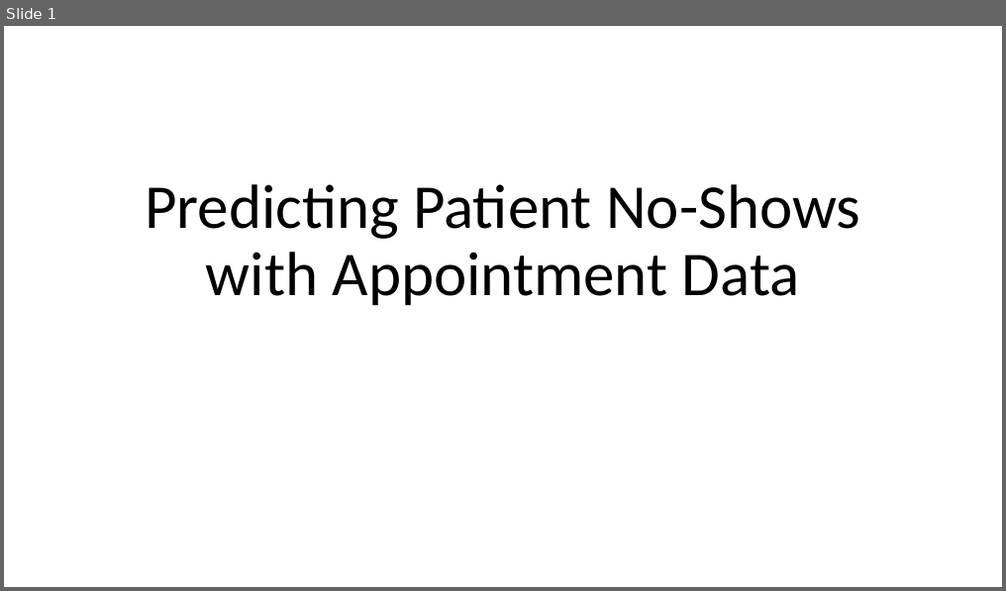
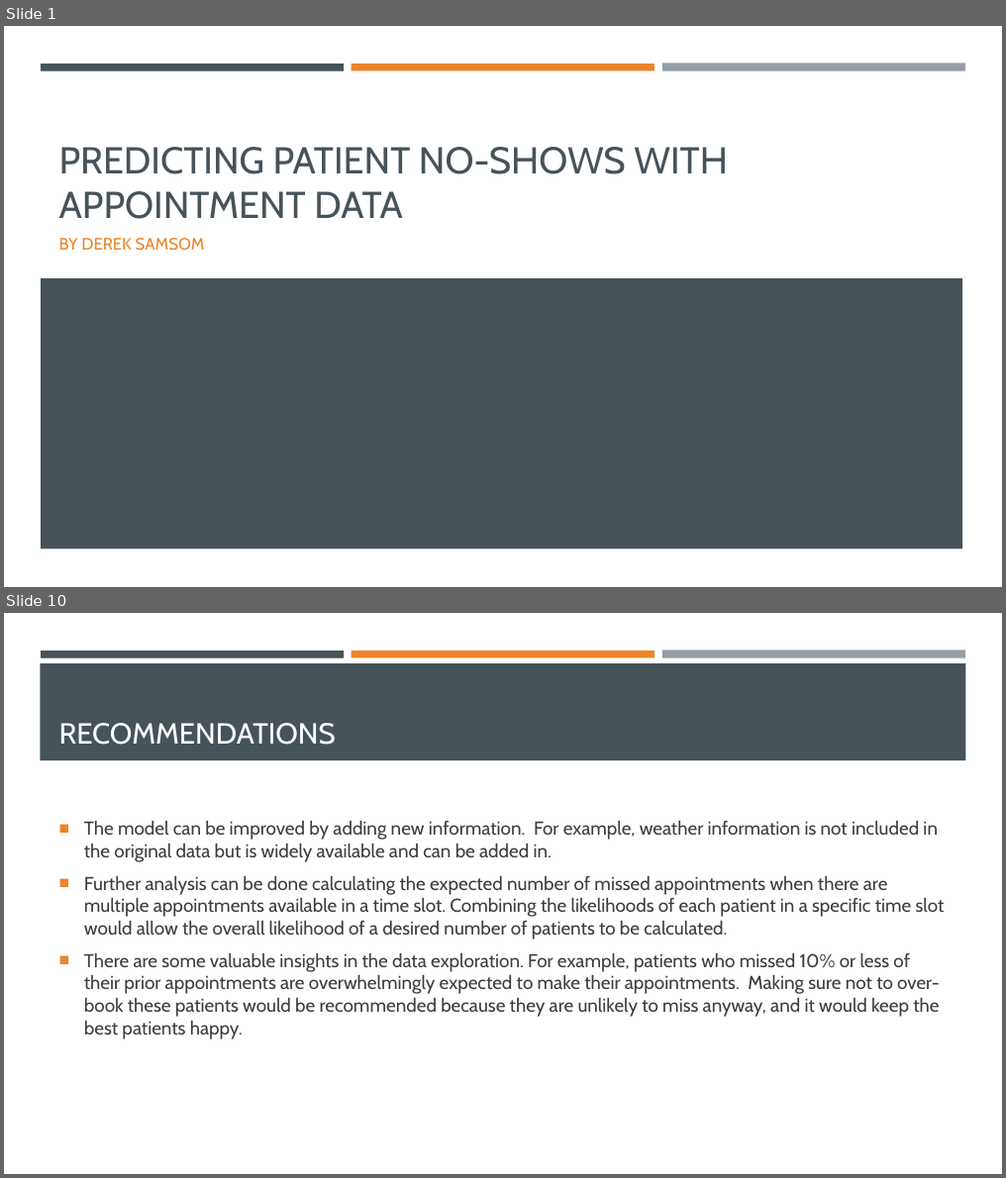
Before and after one commit to DerekSamsom/Capstone, a slide deck: Appointments_Presentation.pptx. Shown one above the other, each under a label of ours: slide 1 before the commit, slides 1 and 10 after it; the slides between them are not shown. The pictures are 1006x591 and 1006x1178 pixels, drawn with LibreOffice and Linux fonts; fonts in the diff are those of the drawing. Boxes give left, top, right and bottom in pixels: in the first picture for what was removed or moved away, otherwise in the second. Text is boxed around its words. In the diff, an @@ line names an element or a change of style, - is before the commit and + after.

Commit message:
Adding Final Draft of Appointment Capstone report and slide deck

```diff
--- a/Appointments_Presentation.pptx
+++ b/Appointments_Presentation.pptx
@@ slide 10 added at bbox=[4, 613, 1002, 1174], background #FFFFFF; not listed: 3 template elements that a slide beside it also shows @@
@@ rectangle added at bbox=[40, 663, 966, 761], fill #465359 @@
@@ title added at bbox=[59, 723, 336, 745], 28 pt, text #FFFFFF @@
+RECOMMENDATIONS
@@ text added at bbox=[84, 821, 944, 1040], 18 pt, text #3D3D3D @@
+■ The model can be improved by adding new information. For example, weather information is not included in the original data but is widely available and can be added in.
+■ Further analysis can be done calculating the expected number of missed appointments when there are multiple appointments available in a time slot. Combining the likelihoods of each patient in a specific time slot would allow the overall likelihood of a desired number of patients to be calculated.
+■ There are some valuable insights in the data exploration. For example, patients who missed 10% or less of their prior appointments are overwhelmingly expected to make their appointments. Making sure not to over-book these patients would be recommended because they are unlikely to miss anyway, and it would keep the best patients happy.
@@ slide 1 changed as well @@
@@ rectangle added at bbox=[41, 64, 344, 71], fill #465359 @@
@@ rectangle added at bbox=[351, 64, 654, 71], fill #ED8428 @@
@@ rectangle added at bbox=[662, 64, 965, 72], fill #969FA7 @@
@@ title at bbox=[59, 147, 728, 219]: text changed; size 60 to 36 pt; font Calibri to Cabin; text colour #000000 to #465359 @@
-Predicting Patient No-Shows with Appointment Data
+PREDICTING PATIENT NO-SHOWS WITH APPOINTMENT DATA
@@ subtitle added at bbox=[59, 238, 205, 251], 16 pt, text #ED8428 @@
+BY DEREK SAMSOM
@@ rectangle added at bbox=[41, 278, 963, 549], fill #465359 @@
```
Also in this commit, not shown: 4 other slides changed, 5 other slides added, 6 slides removed, 2 other files.
